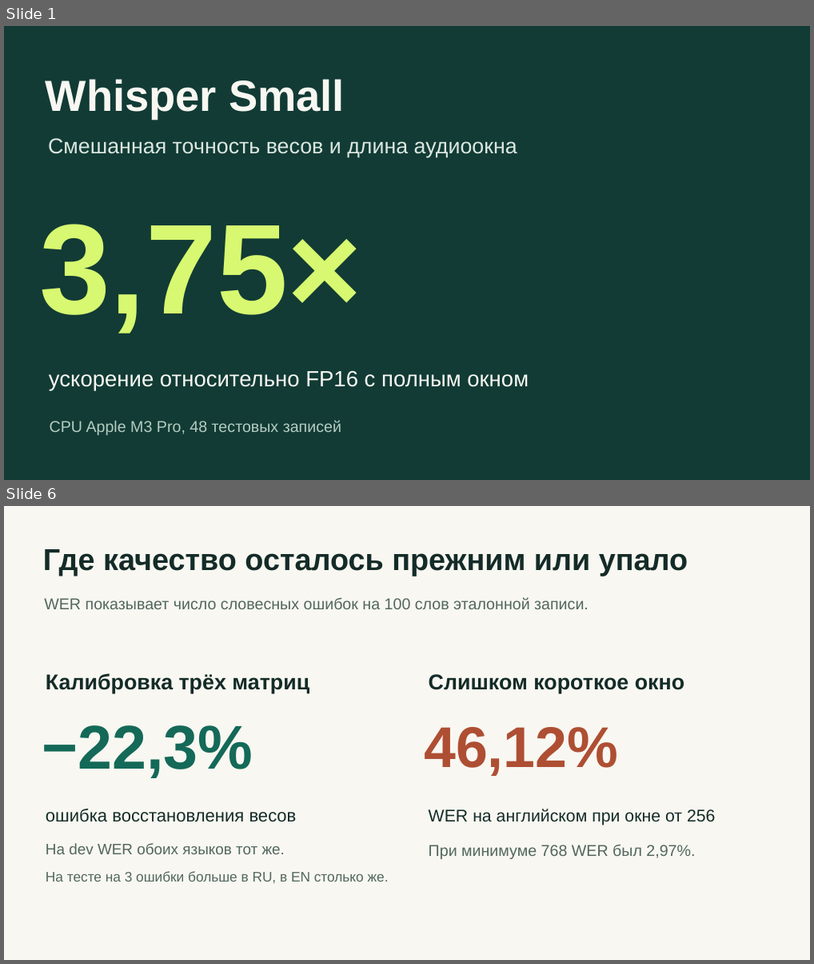
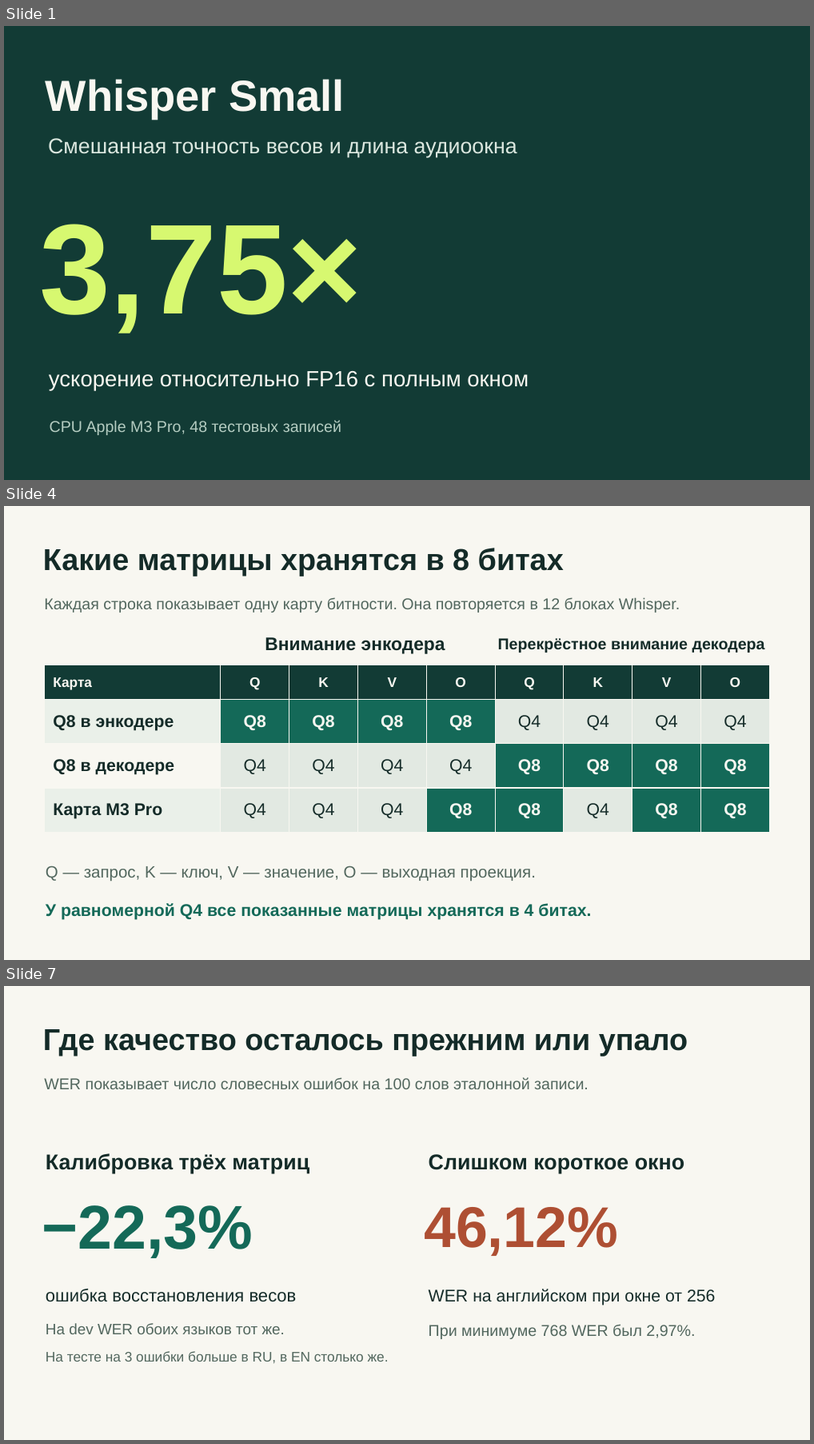
Before and after one commit to mnenadoeloo/EDLM_Whisper_Boost, a slide deck: results/whisper-small.pptx. Shown one above the other, each under a label of ours: slides 1 and 6 before the commit, slides 1, 4 and 7 after it; the slides between them are not shown. The pictures are 814x964 and 814x1444 pixels, drawn with LibreOffice and Linux fonts; fonts in the diff are those of the drawing. Boxes give left, top, right and bottom in pixels: in the first picture for what was removed or moved away, otherwise in the second. Text is boxed around its words. In the diff, an @@ line names an element or a change of style, - is before the commit and + after.

```diff
--- a/results/whisper-small.pptx
+++ b/results/whisper-small.pptx
@@ slide 4 added at box(4, 506, 810, 960), background #F8F7F1 @@
@@ text added at box(43, 548, 564, 576), 36 pt, text #142B28, bold @@
+Какие матрицы хранятся в 8 битах
@@ text added at box(44, 597, 680, 612), 18.8 pt, text #52675E @@
+Каждая строка показывает одну карту битности. Она повторяется в 12 блоках Whisper.
@@ text added at box(265, 637, 446, 654), 21.8 pt, text #142B28, bold @@
+Внимание энкодера
@@ text added at box(498, 638, 766, 652), 18.8 pt, text #142B28, bold @@
+Перекрёстное внимание декодера
@@ table added at box(45, 664, 773, 832), 4 rows, 9 columns @@
+Карта | Q | K | V | O | Q | K | V | O
+Q8 в энкодере | Q8 | Q8 | Q8 | Q8 | Q4 | Q4 | Q4 | Q4
+Q8 в декодере | Q4 | Q4 | Q4 | Q4 | Q8 | Q8 | Q8 | Q8
+Карта M3 Pro | Q4 | Q4 | Q4 | Q8 | Q8 | Q4 | Q8 | Q8
@@ text added at box(46, 865, 536, 881), 19.5 pt, text #52675E @@
+Q — запрос, K — ключ, V — значение, O — выходная проекция.
@@ text added at box(46, 903, 591, 920), 20.2 pt, text #146958, bold @@
+У равномерной Q4 все показанные матрицы хранятся в 4 битах.
@@ what was slide 6 is now slide 7 @@
```
Also in this commit, not shown: 4 slides changed, 5 other slides added, 2 slides removed, 16 other files.
